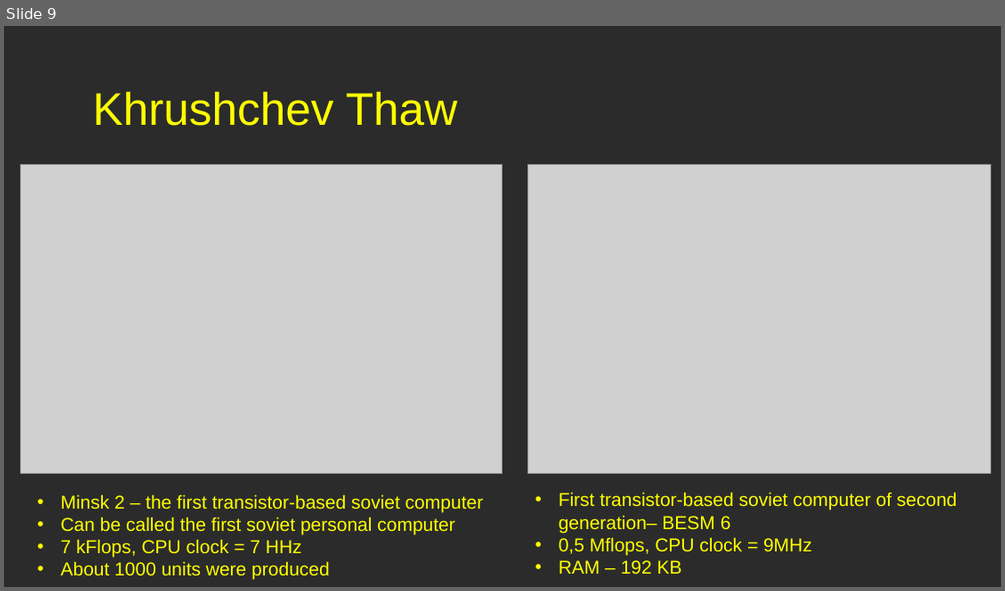
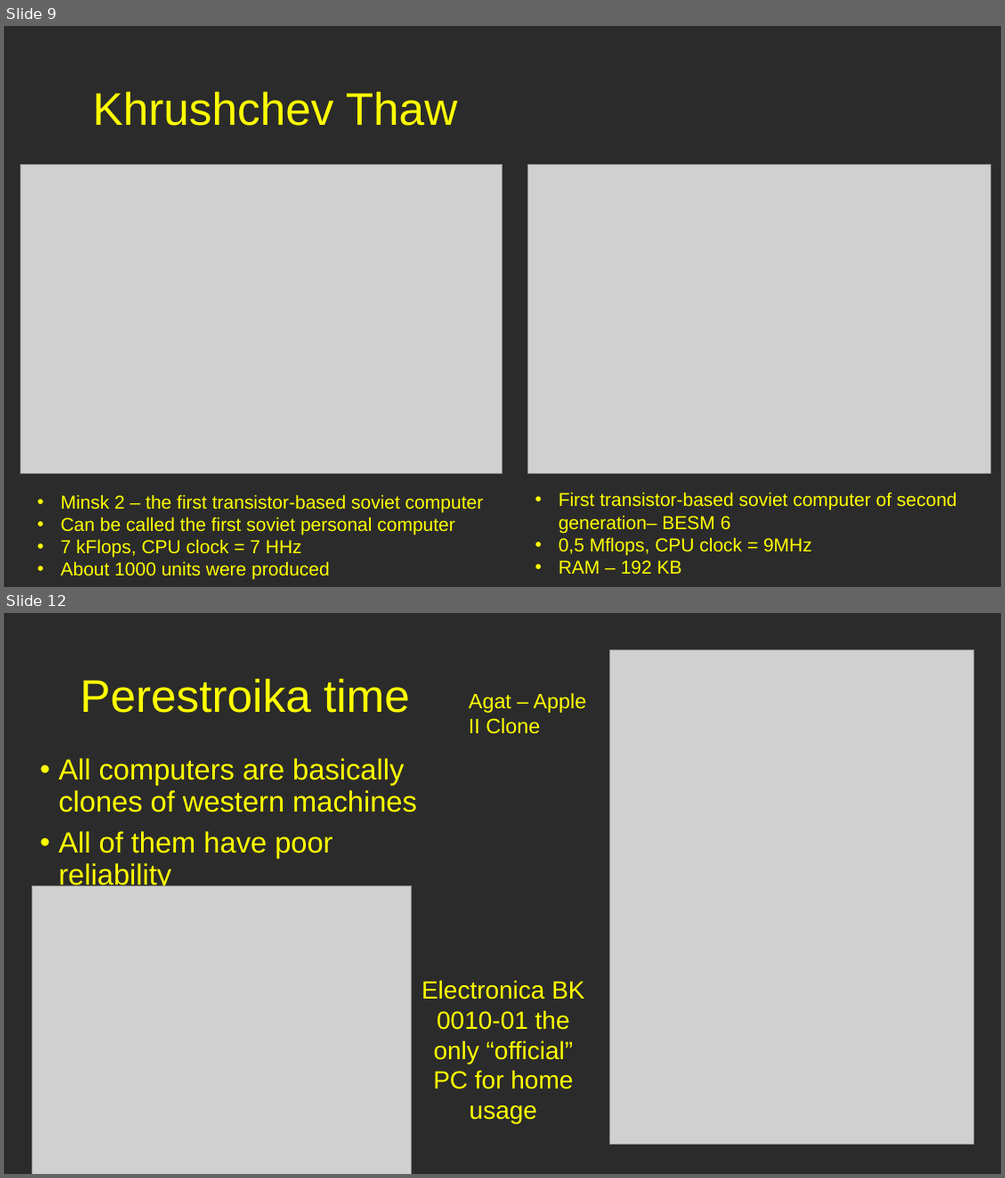
Before and after one commit to Mita57/uni_stuff, a slide deck: Russian Memes.pptx. Shown one above the other, each under a label of ours: slide 9 before the commit, slides 9 and 12 after it; the slides between them are not shown. The pictures are 1005x591 and 1005x1178 pixels, drawn with LibreOffice and Linux fonts; fonts in the diff are those of the drawing; grey boxes stand for pictures; background and template pictures are left out; a plain dark background stands for a picture behind light text. Boxes give left, top, right and bottom in pixels: in the first picture for what was removed or moved away, otherwise in the second. Text is boxed around its words. In the diff, an @@ line names an element or a change of style, - is before the commit and + after.

```diff
--- a/Russian Memes.pptx
+++ b/Russian Memes.pptx
@@ slide 12 added at [4, 613, 1001, 1174], background picture (left out) @@
@@ picture added at [610, 649, 975, 1144] @@
@@ title added at [80, 679, 410, 713], 44 pt, text #FFFF00 @@
+Perestroika time
@@ text added at [469, 693, 587, 734], 20 pt, text #FFFF00 @@
+Agat – Apple II Clone
@@ text added at [58, 758, 417, 890], 28 pt, text #FFFF00 @@
+• All computers are basically clones of western machines
+• All of them have poor reliability
@@ picture added at [32, 886, 412, 1174] @@
@@ text added at [421, 980, 584, 1123], 24 pt, text #FFFF00 @@
+Electronica BK 0010-01 the only “official” PC for home usage
```
Also in this commit, not shown: 3 slides changed, 2 other slides added.
